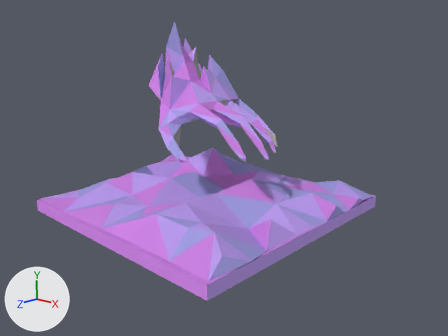
Two versions of the Blender file dark_scene.blend, one commit apart.
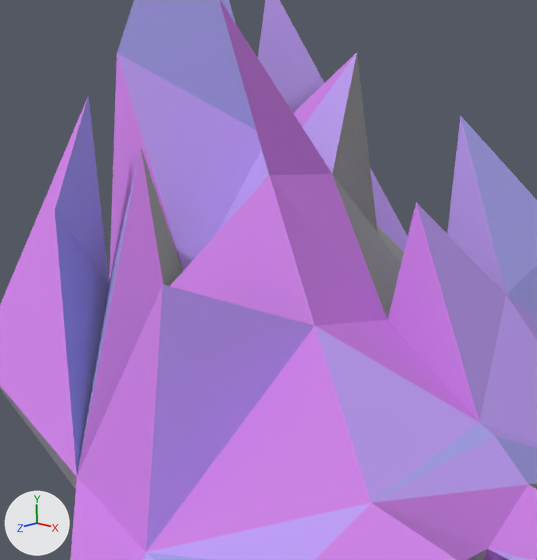
Old and new are each drawn from the file's camera 'Camera' and again close up on the part from 34% to 49% of the width and 12% to 33% of the height. Every picture has the same lights, and +X, +Y and +Z are marked at lower left.

In view in the first close-up: 'model'.
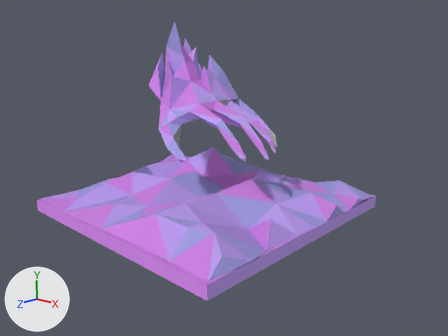
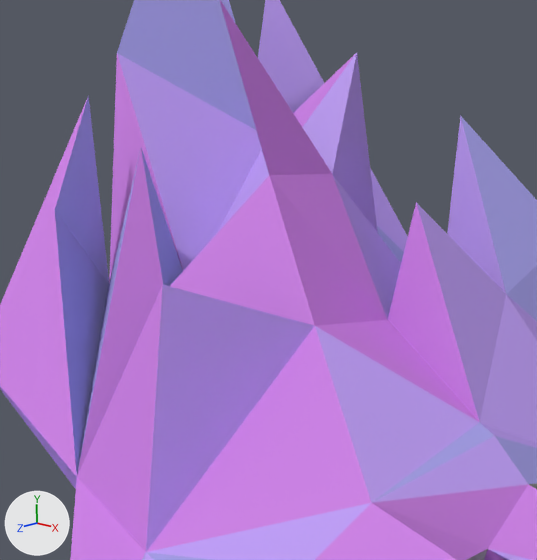
The newer file is also turned or shifted as a whole; pictures and numbers use the older file's frame.

Boxes [x1, y1, x2, y2] around the edits, measured in the close-ups (537 x 560 px):
part 1 of me_model, recoloured (grey to blue): [141, 7, 404, 286] in both
part 2 of me_model, recoloured (grey to purple): [0, 55, 401, 489] in both

Patch to the scene script:
```diff
--- a/dark_scene.blend.py
+++ b/dark_scene.blend.py
@@ me_model @@
 me_model.from_pydata(...)  # 212 vertices, 386 faces; spans x -1.68..2.3, y 0.0..3.0, z -2.07..1.88
 # used by ob_model
+# me_model part 1: 36 of the faces centred in x -0.67..1.3, y 1.11..2.67, z -0.4..0.5 switch from mat_null (grey #ababab) to mat_slateblue (blue #a7a1e8)
+# me_model part 2: 18 of the faces centred in x 0.37..1.26, y 1.49..2.73, z -0.58..0.45 switch from mat_null (grey #ababab) to mat_mediumorchid (purple #c1a1f6)
 me_model.materials.append(mat_lightsteelblue)
```
